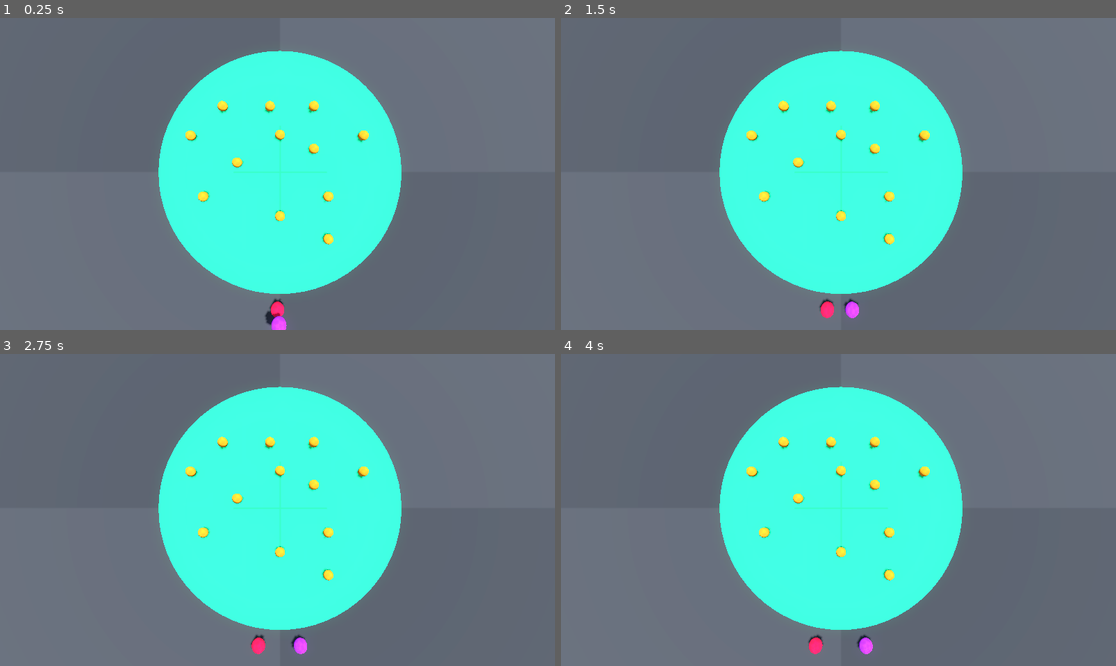
Above: before the commit, frames 1-4 (two rows, left to right).
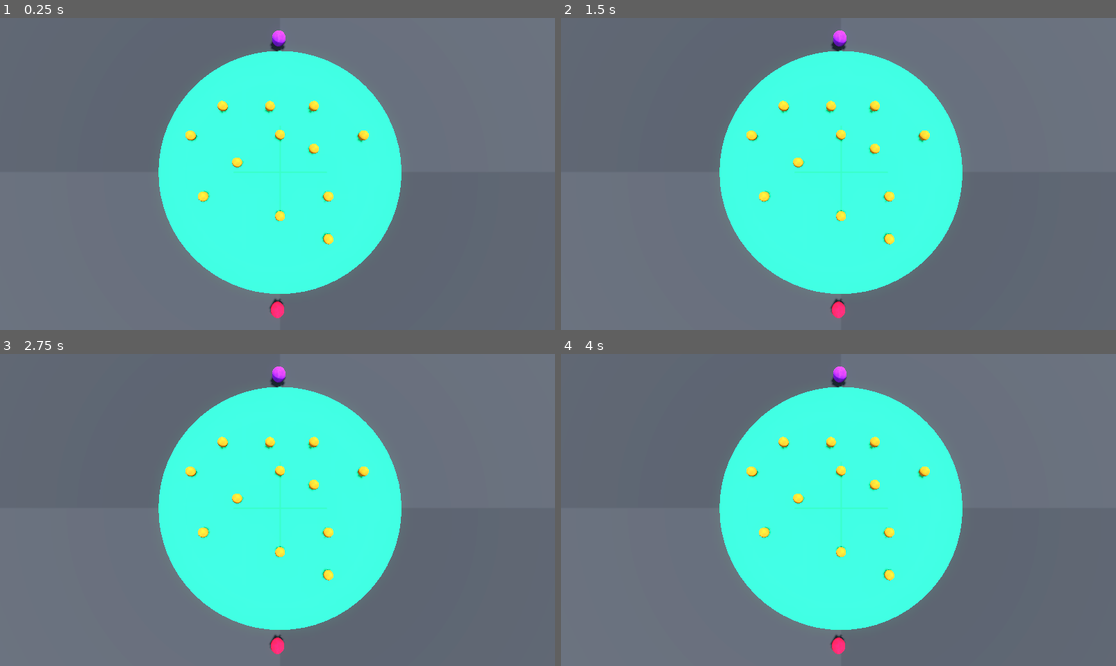
Above: after the commit, the same moments.

Repository: gourdfarm-games/pond-marbles
Game: Godot game, scene res://scenes/game.tscn
The game is run twice, just before and just after one commit, with the same random seed, the same clock (stepped at 60 frames per second) and the same inputs.
Inputs (mouse positions are in pixels of both pictures, inside the frame that each line leads up to):
- Up to frame 1 (0.25 s): no input
- Up to frame 2 (1.5 s): move the mouse to (960, 158) at 0.52 s; press the mouse at (960, 158) at 0.53 s; move the mouse to (727, 189) at 1.27 s; release the mouse at (727, 189) at 1.28 s; click (727, 189) at 1.35 s
- Up to frame 3 (2.75 s): move the mouse to (333, 441) at 2.02 s; press the mouse at (333, 441) at 2.03 s
- Up to frame 4 (4 s): move the mouse to (810, 572) at 2.77 s; release the mouse at (810, 572) at 2.78 s; click (810, 572) at 2.85 s; move the mouse to (1005, 556) at 3.52 s; press the mouse at (1005, 556) at 3.53 s

The runs differ from the first frame. In frame 1, 0.3% of the frame differs, in the area x 47-52%, y 4-100%; in frame 2, 0.5%; in frame 3, 0.5%; in frame 4, 0.5%, in the area x 44-57%, y 4-97%.

Commit message:
Update game.tscn

Diff:
--- a/scenes/game.tscn
+++ b/scenes/game.tscn
@@ -74,7 +74,7 @@
 transform = Transform3D(1, 0, 0, 0, 1, 0, 0, 0, 1, -2.58778, -0.907053, -0.582527)
 
 [node name="Pollywog2" parent="." instance=ExtResource("3_4fdlh")]
-transform = Transform3D(1, 0, 0, 0, 1, 0, 0, 0, 1, -0.0797895, 0.740836, 8.20086)
+transform = Transform3D(1, 0, 0, 0, 1, 0, 0, 0, 1, -0.0797895, -0.837126, -8.01164)
 
 [node name="Pollywog" parent="." instance=ExtResource("4_0h0xf")]
 transform = Transform3D(1, 0, 0, 0, 1, 0, 0, 0, 1, -0.154437, -0.790764, 8.20086)
